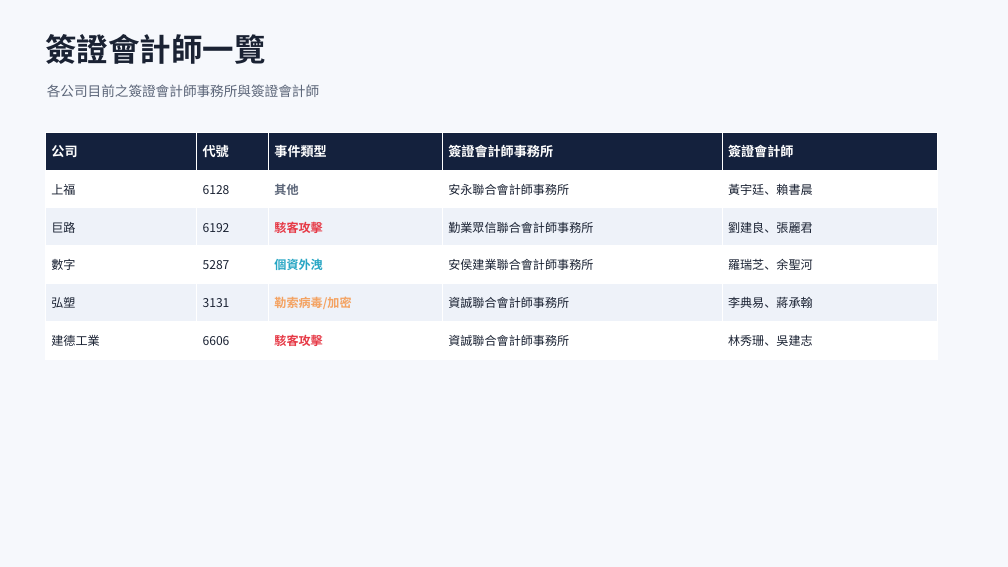
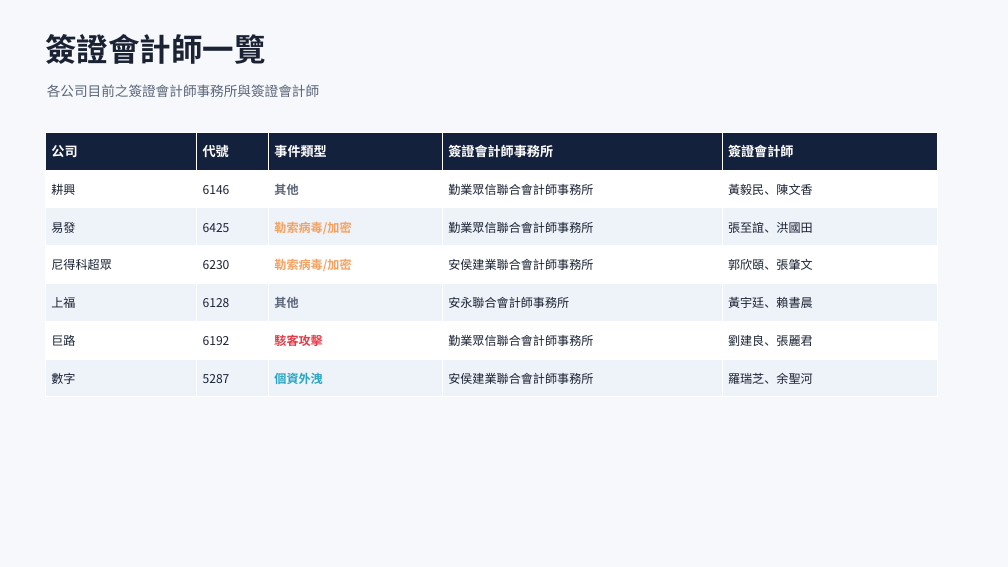
Before and after one commit to Johnnylin77/mops-isec-monitor, a slide deck: slide 4 of 資安事件因應分析.pptx. Drawn at 1008x567 pixels with LibreOffice and Linux fonts; fonts in the diff are those of the drawing. Boxes give left, top, right and bottom in pixels: in the first picture for what was removed or moved away, otherwise in the second. Text is boxed around its words. In the diff, an @@ line names an element or a change of style, - is before the commit and + after.

```diff
--- a/資安事件因應分析.pptx
+++ b/資安事件因應分析.pptx
@@ table at (45,132,938,397) @@
+row 2: 耕興 | 6146 | 其他 | 勤業眾信聯合會計師事務所 | 黃毅民、陳文香
+row 3: 易發 | 6425 | 勒索病毒/加密 | 勤業眾信聯合會計師事務所 | 張至誼、洪國田
+row 4: 尼得科超眾 | 6230 | 勒索病毒/加密 | 安侯建業聯合會計師事務所 | 郭欣頤、張肇文
-row 5: 弘塑 | 3131 | 勒索病毒/加密 | 資誠聯合會計師事務所 | 李典易、蔣承翰
-row 6: 建德工業 | 6606 | 駭客攻擊 | 資誠聯合會計師事務所 | 林秀珊、吳建志
```
Also in this commit, not shown: 5 other slides changed, 2 other files.
